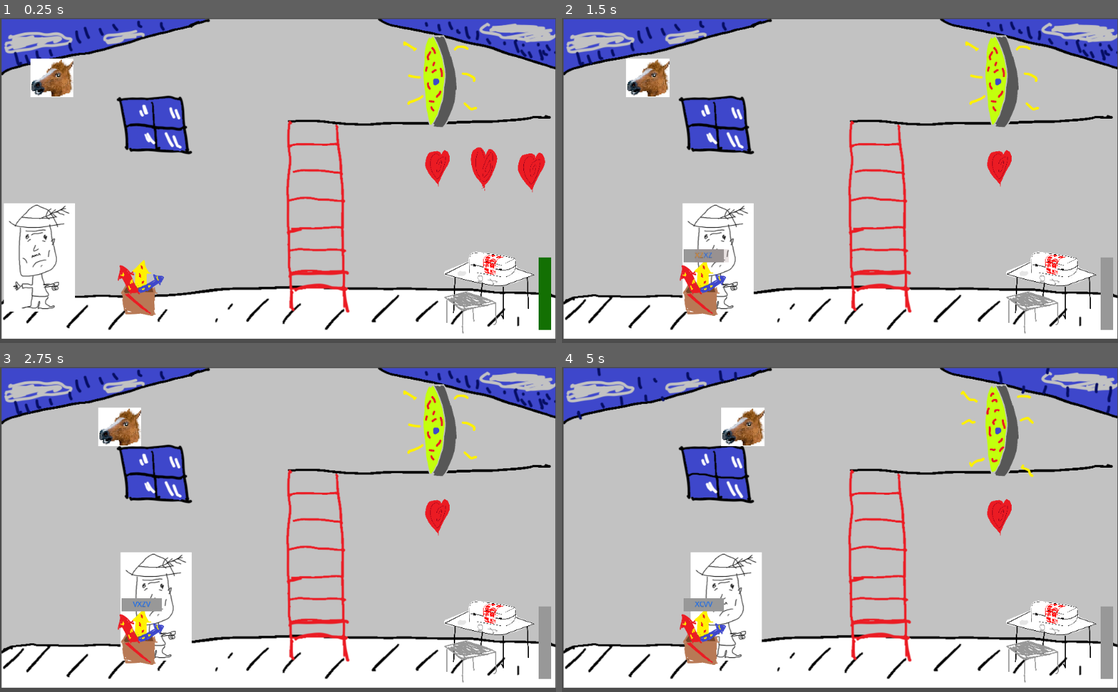
Above: before the commit, frames 1-4 (two rows, left to right).
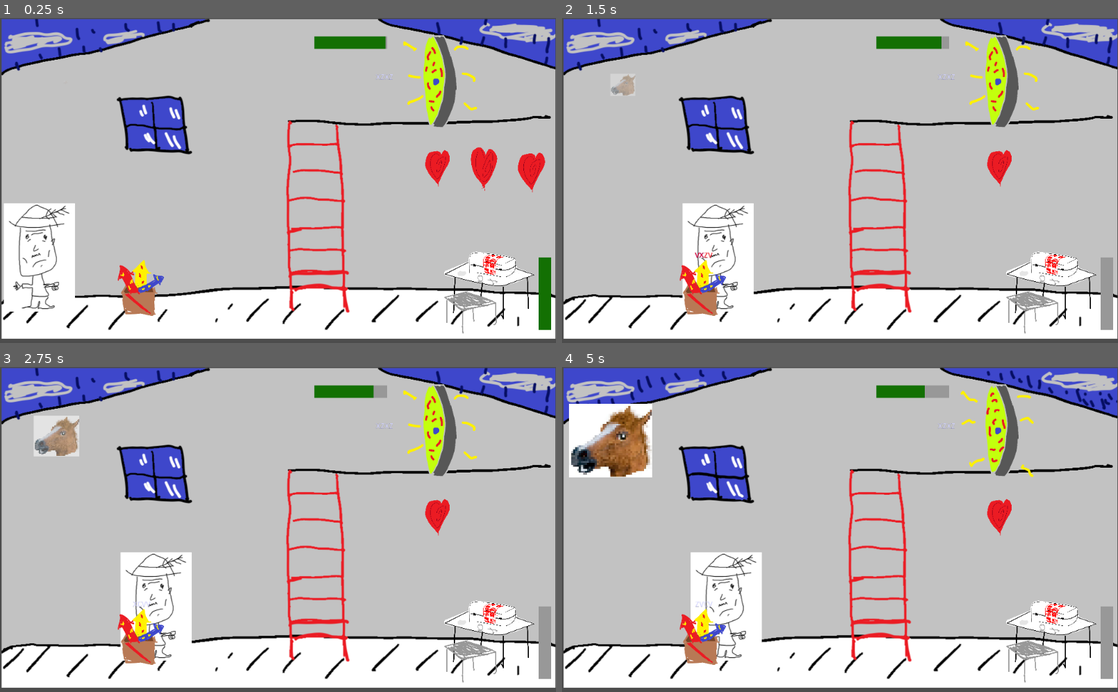
Above: after the commit, the same moments.

Repository: geojax/The-Un-Stable
Game: Godot game, scene res://Player.tscn
Two runs of this game, one before a commit and one after it. Both use one fixed random seed, a clock stepped at 60 frames per second and the inputs below.
Inputs (mouse positions are in pixels of both pictures, inside the frame that each line leads up to):
- Up to frame 1 (0.25 s): no input
- Up to frame 2 (1.5 s): hold Right (right) 0.53-1.25 s; click (739, 255) at 1.27 s; type "12" at 1.35 s
- Up to frame 3 (2.75 s): hold Down (down) from 2.03 s (still down)
- Up to frame 4 (5 s): release Down (down) at 2.78 s; hold Right (right) 2.78-3.53 s; hold Up (up) 3.53-4.28 s; hold Left (left) from 4.28 s (still down)

The runs differ from the first frame. In frame 1, 2.2% of the frame differs, in the area x 2-100%, y 0-42%; in frame 2, 2.6%; in frame 3, 3.4%; in frame 4, 5.7%, in the area x 1-100%, y 0-76%.

Commit message:
portals horses falling text
tu madre

Diff:
--- a/Farmer.gd
+++ b/Farmer.gd
@@ -2,8 +2,13 @@
 
 var speed = 5
 var canMoveVert = false
+var gravityOn = false
+var lifeChanged = false
+const GRAVITY = 10
 onready var ladderArea := get_node("../Ladder")
+onready var platformArea := get_node("../Platform")
 onready var upperBound = position.y
+onready var lives = get_node("../Lives")
 # Called when the node enters the scene tree for the first time.
 func _ready():
 	pass # Replace with function body.
@@ -14,14 +19,21 @@
 	if Input.is_action_pressed("right") and (position.y == upperBound or position.y == 100):
 		position.x += speed
 		pass
-	if Input.is_action_pressed("left") and (position.y == upperBound or position.y == 100 and position.x > 480):
+	if Input.is_action_pressed("left") and (position.y == upperBound or position.y == 100):
 		position.x -= speed
 
 	if canMoveVert and Input.is_action_pressed("up") and position.y > 100:
 		position.y -= speed / 2
 	if canMoveVert and Input.is_action_pressed("down"):
-		position.y += speed
+		position.y += speed / 2
 
+	if ((not canMoveVert) and gravityOn):
+		position.y += GRAVITY
+		if (position.y <= upperBound):
+			position.x -= 2
+		if (lifeChanged == false):
+			lives.changeLives(lives.totalLives - 1)
+			lifeChanged = true
 	#bounds
 	position.x = clamp(position.x, 40, 988)
 	position.y = clamp(position.y, 100, upperBound)
@@ -31,15 +43,18 @@
 #func _physics_process(delta):
 #	if self.
 
-
 func _on_KinematicBody2D2_area_entered(area):
 	if area == ladderArea:
 		canMoveVert = true
+	if area == platformArea:
+		gravityOn = false
+		lifeChanged = false
 	pass # Replace with function body.
 
 
 func _on_Farmer_area_exited(area):
 	if area == ladderArea:
 		canMoveVert = false
-
+	if area == platformArea:
+		gravityOn = true
 	pass # Replace with function body.
--- a/Horses.gd
+++ b/Horses.gd
@@ -18,8 +18,10 @@
 	pass
 
 func _on_Fireworks_succeed():
-	#successes ++1
-	horseTimer.start(horseTime)
+	successes += 1
+	if (successes == 3):
+		horseTimer.start(horseTime)
+		successes = 0
 	pass
 
 func _no_time():
@@ -27,5 +29,7 @@
 	pass
 
 func _process(delta):
-	$Sprite.position.x = ((horseTime-horseTimer.time_left)*50) + 100
+	$Sprite.scale = ((horseTime-horseTimer.time_left)*Vector2.ONE*0.025)
+	$Sprite.modulate.a8= int((horseTime- horseTimer.time_left) / horseTime*255)
+	#$Sprite.position.x = ((horseTime-horseTimer.time_left)*50) + 100
 	pass
--- a/Lives.gd
+++ b/Lives.gd
@@ -1,12 +1,13 @@
 extends Node2D
-
 
 # Declare member variables here. Examples:
 # var a = 2
 # var b = "text"
 
+var totalLives := 3
 onready var hearts = get_children()
-# Called when the node enters the scene tree for the first time.
+
+
 func _ready():
 	pass # Replace with function body.
 
@@ -16,6 +17,7 @@
 			hearts[i].visible = true
 		else:
 			hearts[i].visible = false
+	totalLives = newNum
 	pass
 
 # Called every frame. 'delta' is the elapsed time since the previous frame.
--- a/Player.tscn
+++ b/Player.tscn
@@ -35,6 +35,9 @@
 
 [sub_resource type="StyleBoxFlat" id=5]
 
+[sub_resource type="RectangleShape2D" id=6]
+extents = Vector2( 262.927, 15.8628 )
+
 [node name="Node2D" type="Node2D"]
 script = ExtResource( 5 )
 
@@ -42,7 +45,6 @@
 position = Vector2( 513.351, 296.935 )
 scale = Vector2( 1, 0.98194 )
 frames = SubResource( 1 )
-frame = 1
 playing = true
 
 [node name="Farmer" type="Area2D" parent="."]
@@ -68,6 +70,18 @@
 [node name="Portal" parent="." instance=ExtResource( 7 )]
 position = Vector2( 799.76, 92.0978 )
 script = ExtResource( 9 )
+
+[node name="PortalProgress" type="ProgressBar" parent="Portal"]
+margin_left = -220.761
+margin_top = -58.0994
+margin_right = -86.7614
+margin_bottom = -35.0994
+custom_styles/fg = SubResource( 4 )
+custom_styles/bg = SubResource( 5 )
+percent_visible = false
+__meta__ = {
+"_edit_use_anchors_": false
+}
 
 [node name="Medbay" parent="." instance=ExtResource( 2 )]
 position = Vector2( 900.471, 507.402 )
@@ -111,9 +125,15 @@
 script = ExtResource( 14 )
 
 [node name="Sprite" type="Sprite" parent="Horses"]
-position = Vector2( 83.7563, 100.354 )
+position = Vector2( 122.048, 117.502 )
 scale = Vector2( 0.0652535, 0.0652535 )
 texture = ExtResource( 15 )
 offset = Vector2( -260.958, 150.588 )
+
+[node name="Platform" type="Area2D" parent="."]
+
+[node name="CollisionShape2D" type="CollisionShape2D" parent="Platform"]
+position = Vector2( 786.164, 188.029 )
+shape = SubResource( 6 )
 [connection signal="area_entered" from="Farmer" to="Farmer" method="_on_KinematicBody2D2_area_entered"]
 [connection signal="area_exited" from="Farmer" to="Farmer" method="_on_Farmer_area_exited"]
--- a/Portal.gd
+++ b/Portal.gd
@@ -1,16 +1,39 @@
 extends "Interactible.gd"
 
+var portalTime := 15
+var portalTimer
+var isStable := false
+var successes := 0
+var portalProgress
 
-# Declare member variables here. Examples:
-# var a = 2
-# var b = "text"
+func _ready():
+#	portalProgress = get_node("PortalProgress")
+	portalTimer = Timer.new()
+	portalTimer.set_one_shot(true)
+	portalTimer.connect("timeout", self, "_no_time")
+	add_child(portalTimer)
+	portalTimer.start(portalTime)
+	pass
 
+func _on_TypingGame_succeed():
+	successes += 1
+	if successes == 3:
+		isStable = true
+		portalTimer.start(portalTime)
+		successes = 0
+		$AnimationPlayer.stop()
+		$AnimatedSprite.scale = Vector2(0.414, 0.414)
 
-# Called when the node enters the scene tree for the first time.
-func _ready():
-	pass # Replace with function body.
+func _on_TypingGame_fail():
+	successes = 0
+	portalTimer.start(portalTimer.time_left * 0.5)
+	pass
 
+func _no_time():
+	isStable = false
+	$AnimationPlayer.play("Failure")
+	pass
 
-# Called every frame. 'delta' is the elapsed time since the previous frame.
-#func _process(delta):
-#	pass
+func _process(delta):
+	$PortalProgress.value = portalTimer.time_left / portalTime * 100
+	pass
--- a/Portal.tscn
+++ b/Portal.tscn
@@ -15,6 +15,22 @@
 
 [sub_resource type="RectangleShape2D" id=2]
 extents = Vector2( 139.852, 85.5981 )
+
+[sub_resource type="Animation" id=3]
+resource_name = "Failure"
+loop = true
+tracks/0/type = "value"
+tracks/0/path = NodePath("AnimatedSprite:scale")
+tracks/0/interp = 1
+tracks/0/loop_wrap = true
+tracks/0/imported = false
+tracks/0/enabled = true
+tracks/0/keys = {
+"times": PoolRealArray( 0, 0.5, 1 ),
+"transitions": PoolRealArray( 1, 1, 1 ),
+"update": 0,
+"values": [ Vector2( 0.41435, 0.41435 ), Vector2( 1, 1 ), Vector2( 0.41435, 0.41435 ) ]
+}
 
 [node name="Portal" type="Node2D"]
 script = ExtResource( 4 )
@@ -33,3 +49,6 @@
 [node name="CollisionShape2D" type="CollisionShape2D" parent="Area2D"]
 position = Vector2( -8.48309, 36.76 )
 shape = SubResource( 2 )
+
+[node name="AnimationPlayer" type="AnimationPlayer" parent="."]
+anims/Failure = SubResource( 3 )
--- a/TypingGame.gd
+++ b/TypingGame.gd
@@ -9,6 +9,7 @@
 var viableChars := ["Z", "X", "C", "V"]
 onready var label1 = get_node("Label")
 onready var label2 = get_node("Label2")
+onready var label3 = get_node("Label3")
 onready var lineEdit = get_node("LineEdit")
 
 signal failure
@@ -23,11 +24,13 @@
 	for _c in range(0, 4):
 		code += viableChars[rand_range(0, 4)]
 	label1.text = code
+	label3.text = code
 
 func _ready():
 	#$LineEdit.grab_focus()
 	resetGame()
 	label1.text = code
+	label3.text = code
 	pass # Replace with function body.
 
 
--- a/TypingGame.tscn
+++ b/TypingGame.tscn
@@ -7,9 +7,10 @@
 [sub_resource type="StyleBoxEmpty" id=2]
 
 [sub_resource type="StyleBoxFlat" id=3]
+bg_color = Color( 0.6, 0.6, 0.6, 0 )
 
 [sub_resource type="StyleBoxFlat" id=4]
-bg_color = Color( 0.133333, 0.0156863, 0.0156863, 0 )
+bg_color = Color( 0.6, 0.6, 0.6, 0 )
 
 [sub_resource type="Animation" id=5]
 tracks/0/type = "value"
@@ -17,7 +18,7 @@
 tracks/0/interp = 1
 tracks/0/loop_wrap = true
 tracks/0/imported = false
-tracks/0/enabled = true
+tracks/0/enabled = false
 tracks/0/keys = {
 "times": PoolRealArray( 0, 0.5, 1 ),
 "transitions": PoolRealArray( 1, 1, 1 ),
@@ -37,6 +38,18 @@
 "args": [  ],
 "method": "resetGame"
 } ]
+}
+tracks/2/type = "value"
+tracks/2/path = NodePath("Label3:custom_colors/font_color")
+tracks/2/interp = 1
+tracks/2/loop_wrap = true
+tracks/2/imported = false
+tracks/2/enabled = true
+tracks/2/keys = {
+"times": PoolRealArray( 0, 0.1, 1 ),
+"transitions": PoolRealArray( 1, 1, 1 ),
+"update": 1,
+"values": [ Color( 0, 0, 0, 0 ), Color( 1, 0, 0, 1 ), Color( 1, 0, 0, 0 ) ]
 }
 
 [node name="Node2D" type="Node2D"]
@@ -58,6 +71,7 @@
 }
 
 [node name="ColorRect" type="ColorRect" parent="."]
+visible = false
 modulate = Color( 0.6, 0.6, 0.6, 1 )
 margin_left = -20.6494
 margin_top = -0.331772
@@ -71,7 +85,7 @@
 margin_right = 33.0
 margin_bottom = 24.0
 custom_styles/normal = SubResource( 3 )
-custom_colors/font_color = Color( 0, 0.392157, 1, 1 )
+custom_colors/font_color = Color( 0.811765, 0.815686, 1, 1 )
 text = "CZXV"
 valign = 1
 __meta__ = {
@@ -83,8 +97,7 @@
 margin_right = 62.0
 margin_bottom = 24.0
 custom_styles/normal = SubResource( 4 )
-custom_colors/font_color = Color( 1, 0.560784, 0, 1 )
-custom_colors/font_outline_modulate = Color( 0, 0, 0, 1 )
+custom_colors/font_color = Color( 0.298039, 0.129412, 1, 1 )
 valign = 1
 uppercase = true
 __meta__ = {
@@ -92,7 +105,15 @@
 "_edit_use_anchors_": false
 }
 
+[node name="Label3" type="Label" parent="."]
+margin_right = 62.0
+margin_bottom = 24.0
+custom_colors/font_color = Color( 0, 0, 0, 0 )
+valign = 1
+__meta__ = {
+"_edit_use_anchors_": false
+}
+
 [node name="AnimationPlayer" type="AnimationPlayer" parent="."]
 anims/Failure = SubResource( 5 )
-
 [connection signal="text_changed" from="LineEdit" to="." method="_on_LineEdit_text_changed"]
Not shown: 1 places in Player.tscn that only renumber resources
Not shown: 1 places in Portal.tscn that only renumber resources
